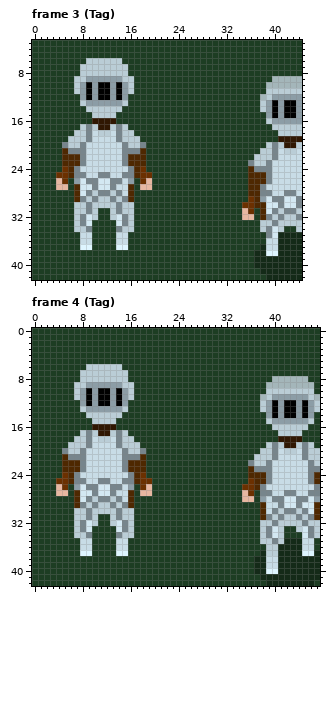
A pixel-art file gets an edit: Dibujo/Aseprite/Practicando/Humano/360_Humano_Caminand_Vo.aseprite. Above, as it was before the edit.
88x91 pixels, 48 frames. Colours within 5 levels of each other are drawn and written as one. Shown: frame 3 (Tag): x 0..44, y 3..42; frame 4 (Tag): x 0..47, y 0..42. The commit also changed other frames or places, which this record leaves out.
Once edited:
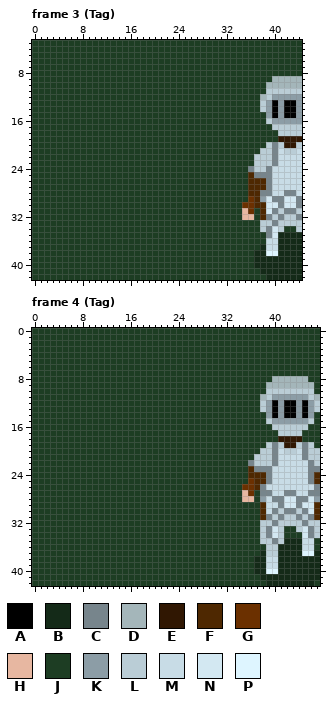
Palette (. is transparent): A #000000  B #142a18  C #77858c  D #a4b6ba  E #301702  F #4e2801  G #6b3000  H #e7b7a1  J #1d3d23  K #8c9da6  L #bacdd6  M #c8dce6  N #d3e8f2  P #def5ff
From old to new:
layer "360_Guerrero" added
layer "Guerrero" now hidden
layer "Guerrero Idle" now hidden
Frame 3 (Tag):
y 6: x 9..14 LLLLLL -> JJJJJJ
y 7..8: x 8..15 LLLLLLLL -> JJJJJJJJ
y 9: x 7..16 LLKKKKKKLL -> JJJJJJJJJJ
y 10..11: x 7..16 LKAKAAKAKL -> JJJJJJJJJJ
y 12: x 8..15 KAKAAKAK -> JJJJJJJJ
y 13: x 8..15 LKKKKKKL -> JJJJJJJJ
y 14: x 9..14 LLLLLL -> JJJJJJ
y 15: x 10..13 LLLL -> JJJJ
y 16: x 10..13 EEEE -> JJJJ
y 17: x 8..15 LCLEELCL -> JJJJJJJJ
y 18: x 7..16 LLCMLLMCLL -> JJJJJJJJJJ
y 19: x 6..17 LLLCMMMMCLLL -> JJJJJJJJJJJJ
y 20: x 5..18 CLLCMMMMMMCLLC -> JJJJJJJJJJJJJJ
y 21: x 5..18 FCCCMMMMMMCCCF -> JJJJJJJJJJJJJJ
y 22: x 5..18 FFFCMMMMMMCFFF -> JJJJJJJJJJJJJJ
y 23: x 5..18 FFFCMMMMMMCFFF -> JJJJJJJJJJJJJJ; x 36 C -> J; x 39..40 CM -> LC
y 24: x 5..18 GFCMMMMMMMMCFG -> JJJJJJJJJJJJJJ; x 36..38 FCC -> CLL
y 25: x 4..19 GGFCCMMCCMMCCFGG -> JJJJJJJJJJJJJJJJ; x 37..38 FF -> CC
y 26: x 4..5 HG -> JJ; x 7..16 KNCCNNCCMK -> JJJJJJJJJJ; x 18..19 GH -> JJ
y 27: x 4..5 HH -> JJ; x 7..16 FNNCNNCMMF -> JJJJJJJJJJ; x 18..19 HH -> JJ; x 38..39 CM -> FC
y 28: x 7..16 FNCLCCLCMF -> JJJJJJJJJJ
y 29: x 7..16 FCLCLLCLCF -> JJJJJJJJJJ
y 30: x 7..16 LLCLLLLCLL -> JJJJJJJJJJ
y 31: x 7..10 LLCL -> JJJJ; x 13..16 LCLL -> JJJJ
y 32: x 7..10 LCNL -> JJJJ; x 13..16 LNCL -> JJJJ
y 33: x 7..9 LCN -> JJJ; x 14..16 NCL -> JJJ
y 34: x 7..9 LLC -> JJJ; x 14..16 CLL -> JJJ
y 35..36: x 8..9 MM -> JJ; x 14..15 MM -> JJ
y 37: x 8..9 PP -> JJ; x 14..15 PP -> JJ
Frame 4 (Tag):
y 6: x 9..14 LLLLLL -> JJJJJJ
y 7..8: x 8..15 LLLLLLLL -> JJJJJJJJ
y 9: x 7..16 LLKKKKKKLL -> JJJJJJJJJJ
y 10..11: x 7..16 LKAKAAKAKL -> JJJJJJJJJJ
y 12: x 8..15 KAKAAKAK -> JJJJJJJJ
y 13: x 8..15 LKKKKKKL -> JJJJJJJJ
y 14: x 9..14 LLLLLL -> JJJJJJ
y 15: x 10..13 LLLL -> JJJJ
y 16: x 10..13 EEEE -> JJJJ
y 17: x 8..15 LCLEELCL -> JJJJJJJJ
y 18: x 7..16 LLCMLLMCLL -> JJJJJJJJJJ
y 19: x 6..17 LLLCMMMMCLLL -> JJJJJJJJJJJJ
y 20: x 5..18 CLLCMMMMMMCLLC -> JJJJJJJJJJJJJJ
y 21: x 5..18 FCCCMMMMMMCCCF -> JJJJJJJJJJJJJJ
y 22: x 5..18 FFFCMMMMMMCFFF -> JJJJJJJJJJJJJJ; x 39..40 CM -> LC
y 23: x 5..18 FFFCMMMMMMCFFF -> JJJJJJJJJJJJJJ
y 24: x 5..18 GFCMMMMMMMMCFG -> JJJJJJJJJJJJJJ
y 25: x 4..19 GGFCCMMCCMMCCFGG -> JJJJJJJJJJJJJJJJ
y 26: x 4..5 HG -> JJ; x 7..16 KNCCNNCCMK -> JJJJJJJJJJ; x 18..19 GH -> JJ
y 27: x 4..5 HH -> JJ; x 7..16 FNNCNNCMMF -> JJJJJJJJJJ; x 18..19 HH -> JJ
y 28: x 7..16 FNCLCCLCMF -> JJJJJJJJJJ
y 29: x 7..16 FCLCLLCLCF -> JJJJJJJJJJ
y 30: x 7..16 LLCLLLLCLL -> JJJJJJJJJJ
y 31: x 7..10 LLCL -> JJJJ; x 13..16 LCLL -> JJJJ
y 32: x 7..10 LCNL -> JJJJ; x 13..16 LNCL -> JJJJ
y 33: x 7..9 LCN -> JJJ; x 14..16 NCL -> JJJ
y 34: x 7..9 LLC -> JJJ; x 14..16 CLL -> JJJ
y 35..36: x 8..9 MM -> JJ; x 14..15 MM -> JJ
y 37: x 8..9 PP -> JJ; x 14..15 PP -> JJ
